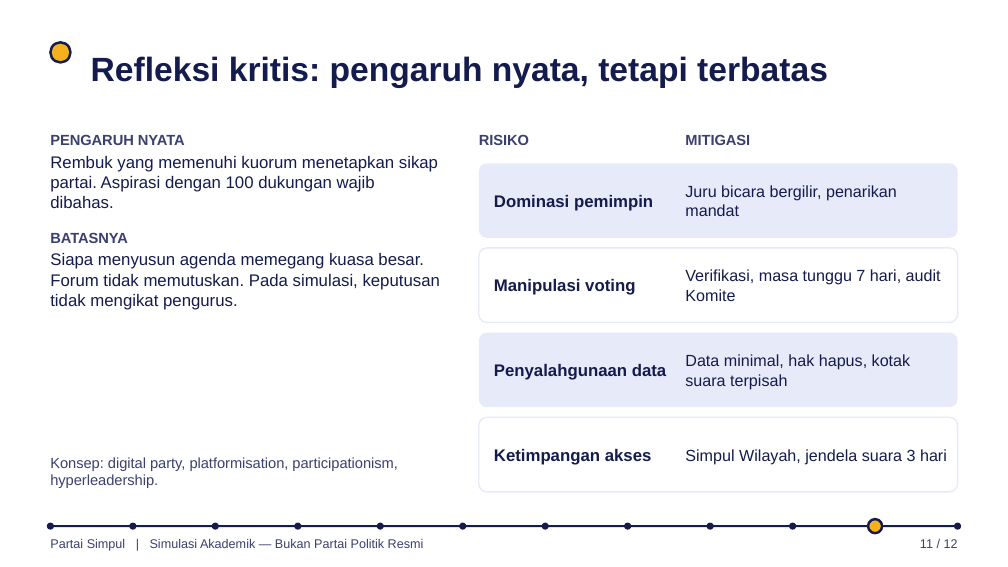
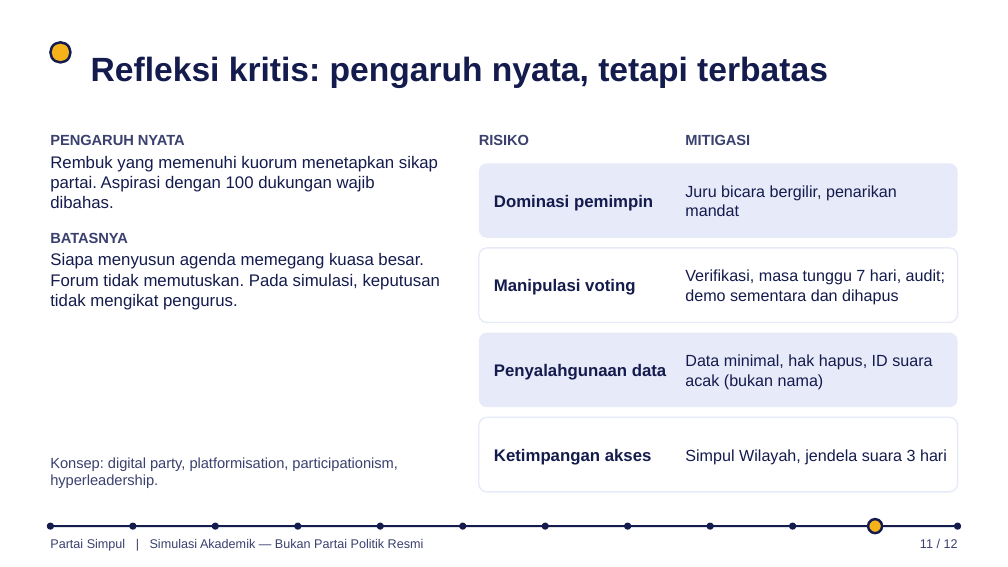
Before and after one commit to yantoww/landing-page-hakem, a slide deck: slide 11 of deliverables/slides/Presentasi-Partai-Simpul.pptx. Drawn at 1008x567 pixels with LibreOffice and Linux fonts; fonts in the diff are those of the drawing. Boxes give left, top, right and bottom in pixels: in the first picture for what was removed or moved away, otherwise in the second. Text is boxed around its words. In the diff, an @@ line names an element or a change of style, - is before the commit and + after.

```diff
--- a/deliverables/slides/Presentasi-Partai-Simpul.pptx
+++ b/deliverables/slides/Presentasi-Partai-Simpul.pptx
@@ text at <box>685,269,945,305</box>: text changed @@
-Verifikasi, masa tunggu 7 hari, audit Komite
+Verifikasi, masa tunggu 7 hari, audit; demo sementara dan dihapus
@@ text at <box>685,354,932,389</box>: text changed @@
-Data minimal, hak hapus, kotak suara terpisah
+Data minimal, hak hapus, ID suara acak (bukan nama)
```
Also in this commit, not shown: 3 other slides changed, 29 other files.
